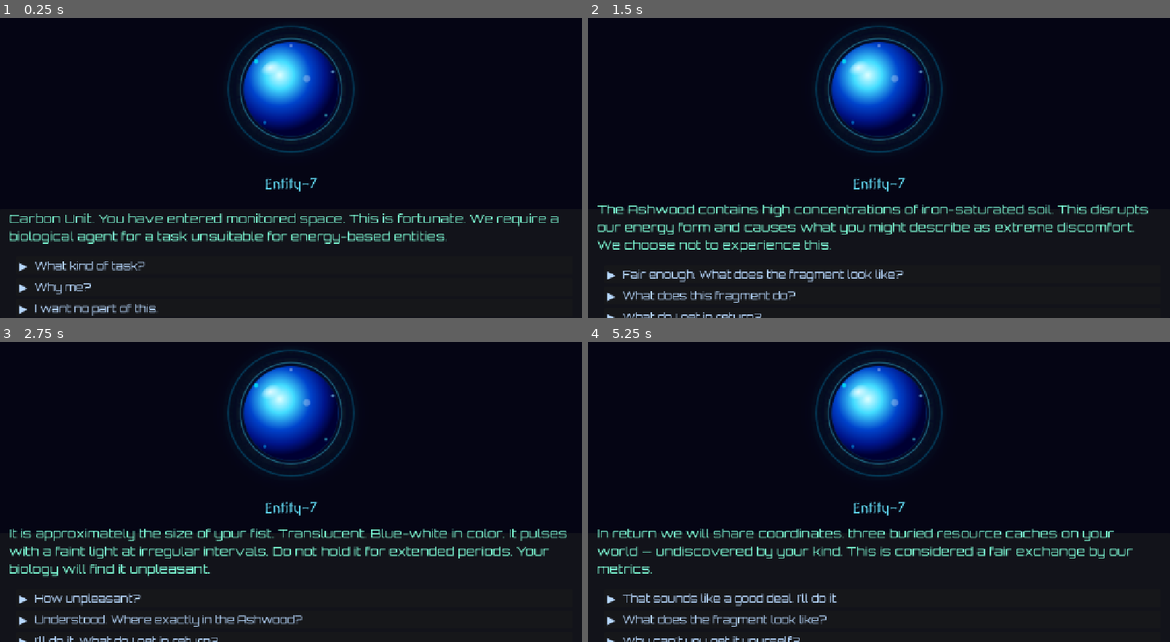
Above: before the commit, frames 1-4 (two rows, left to right).
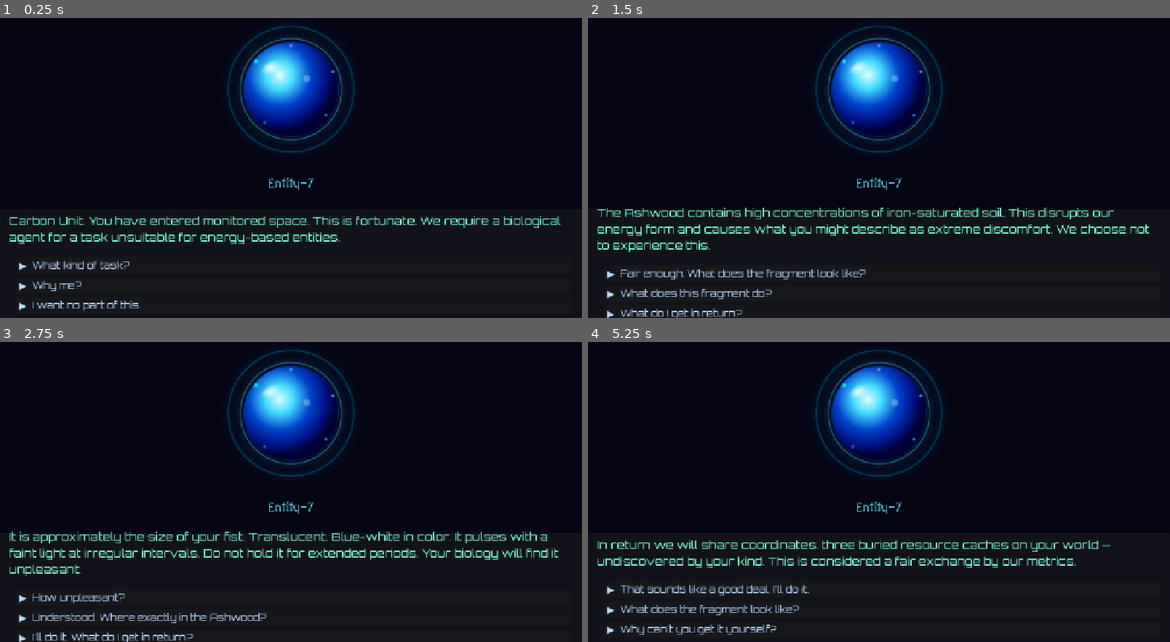
Above: after the commit, the same moments.

Repository: sarafritz88/dialogtester
Game: Godot game, scene res://main.tscn
Same seed, same stepped clock (60 frames per second), same inputs: the game is played once before the commit and once after it.
Inputs:
- Up to frame 1 (0.25 s): no input
- Up to frame 2 (1.5 s): click "▶ What kind of task?" at 0.5 s; click "▶ Why can't you get it yourse…" at 1.25 s
- Up to frame 3 (2.75 s): click "▶ Fair enough. What does the …" at 2 s
- Up to frame 4 (5.25 s): click "▶ How unpleasant?" at 2.75 s; click "▶ On MOST species?" at 3.5 s; click "▶ ...Fine. Where in the Ashwo…" at 4.25 s; click "▶ What do I get in return aga…" at 5 s

The runs differ from the first frame. In frame 1, 4.9% of the frame differs, in the area x 1-97%, y 53-100%; in frame 2, 7.4%; in frame 3, 7.1%; in frame 4, 8.2%, in the area x 1-94%, y 53-100%.

Commit message:
Responsive font sizes based on viewport height, auto-reflow on resize
Co-Authored-By: Claude Opus 4.6 <noreply@anthropic.com>

Diff:
--- a/main.gd
+++ b/main.gd
@@ -41,10 +41,26 @@
 func _ready() -> void:
 	# Apply font to the static NPC speech label in the dialog box
 	npc_text.add_theme_font_override("font", alien_font)
-	npc_text.add_theme_font_size_override("font_size", 28)
 	npc_text.add_theme_color_override("font_color", Color(0.5, 1.0, 0.85, 1.0))
+	_update_font_sizes()
+	get_viewport().size_changed.connect(_update_font_sizes)
 	load_dialog_from_file(DIALOG_FILE)
 	_register_js_bridge()
+
+# Recalculates all font sizes relative to viewport height so text
+# stays readable on any screen size — desktop, tablet, or mobile.
+func _update_font_sizes() -> void:
+	var vh: float = get_viewport().get_visible_rect().size.y
+	var npc_text_size: int = int(vh * 0.035)   # ~25px on 720p, ~38px on 1080p
+	var choice_size: int   = int(vh * 0.030)   # ~22px on 720p, ~32px on 1080p
+	var name_size: int     = int(vh * 0.040)   # ~29px on 720p, ~43px on 1080p
+
+	npc_text.add_theme_font_size_override("font_size", npc_text_size)
+	npc_name_label.add_theme_font_size_override("font_size", name_size)
+
+	# Re-apply to any existing choice buttons
+	for btn in choices_container.get_children():
+		btn.add_theme_font_size_override("font_size", choice_size)
 
 # Registers a global JS function `godot_load_dialog_json(jsonString)` that the
 # surrounding web page can call to push new dialog data into the running game.
@@ -137,8 +153,10 @@
 	btn.text = "▶  " + label_text
 	btn.alignment = HORIZONTAL_ALIGNMENT_LEFT
 	btn.size_flags_horizontal = Control.SIZE_EXPAND_FILL
+	btn.autowrap_mode = TextServer.AUTOWRAP_WORD_SMART
 	btn.add_theme_font_override("font", alien_font)
-	btn.add_theme_font_size_override("font_size", 24)
+	var choice_size: int = int(get_viewport().get_visible_rect().size.y * 0.030)
+	btn.add_theme_font_size_override("font_size", choice_size)
 	# Player choices: cool silver-blue, distinct from warm NPC parchment
 	btn.add_theme_color_override("font_color", Color(0.72, 0.85, 1.0, 1.0))
 	btn.add_theme_color_override("font_hover_color", Color(1.0, 1.0, 1.0, 1.0))
@@ -160,7 +178,8 @@
 	restart_btn.alignment = HORIZONTAL_ALIGNMENT_LEFT
 	restart_btn.size_flags_horizontal = Control.SIZE_EXPAND_FILL
 	restart_btn.add_theme_font_override("font", alien_font)
-	restart_btn.add_theme_font_size_override("font_size", 22)
+	var choice_size: int = int(get_viewport().get_visible_rect().size.y * 0.030)
+	restart_btn.add_theme_font_size_override("font_size", choice_size)
 	restart_btn.add_theme_color_override("font_color", Color(0.72, 0.85, 1.0, 1.0))
 	restart_btn.add_theme_color_override("font_hover_color", Color(1.0, 1.0, 1.0, 1.0))
 	restart_btn.add_theme_color_override("font_pressed_color", Color(0.5, 0.7, 1.0, 1.0))
